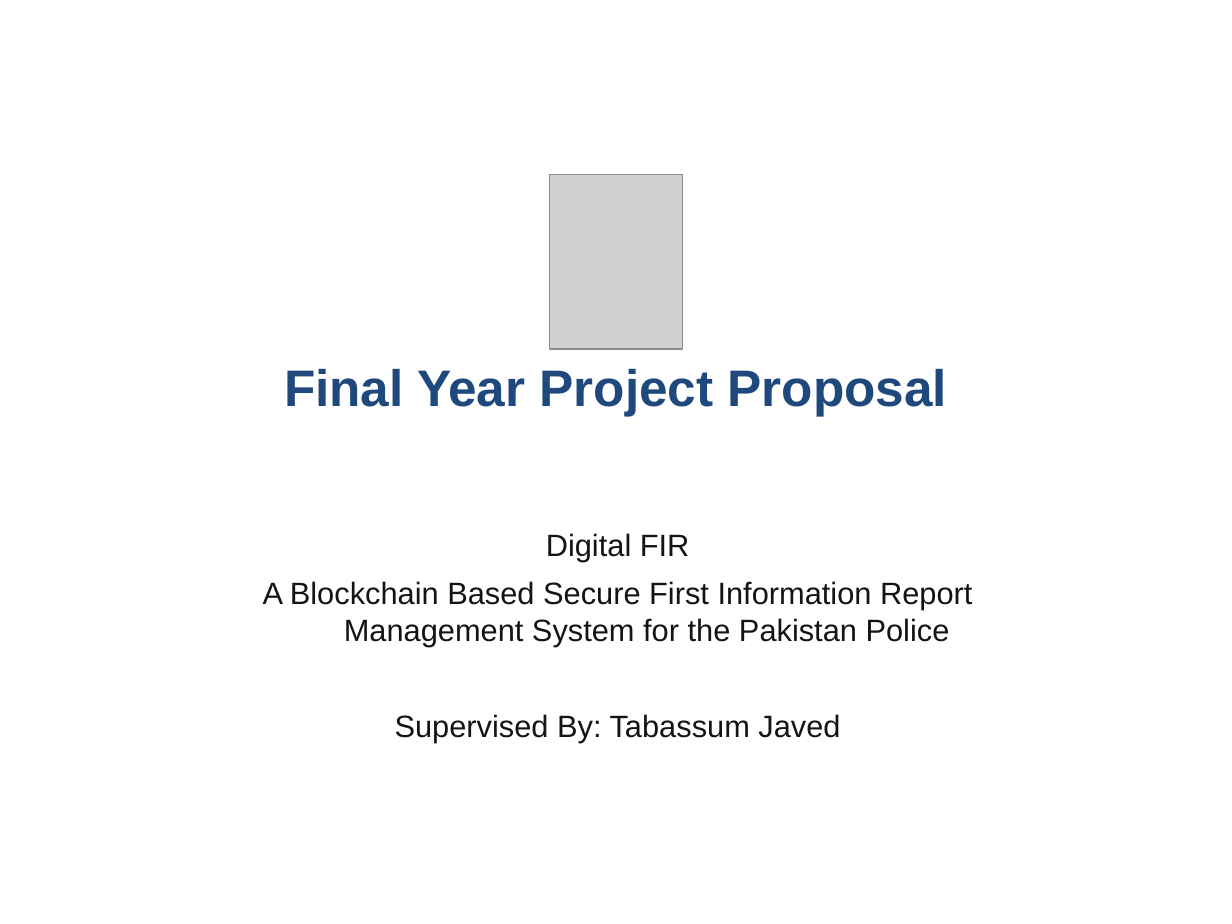
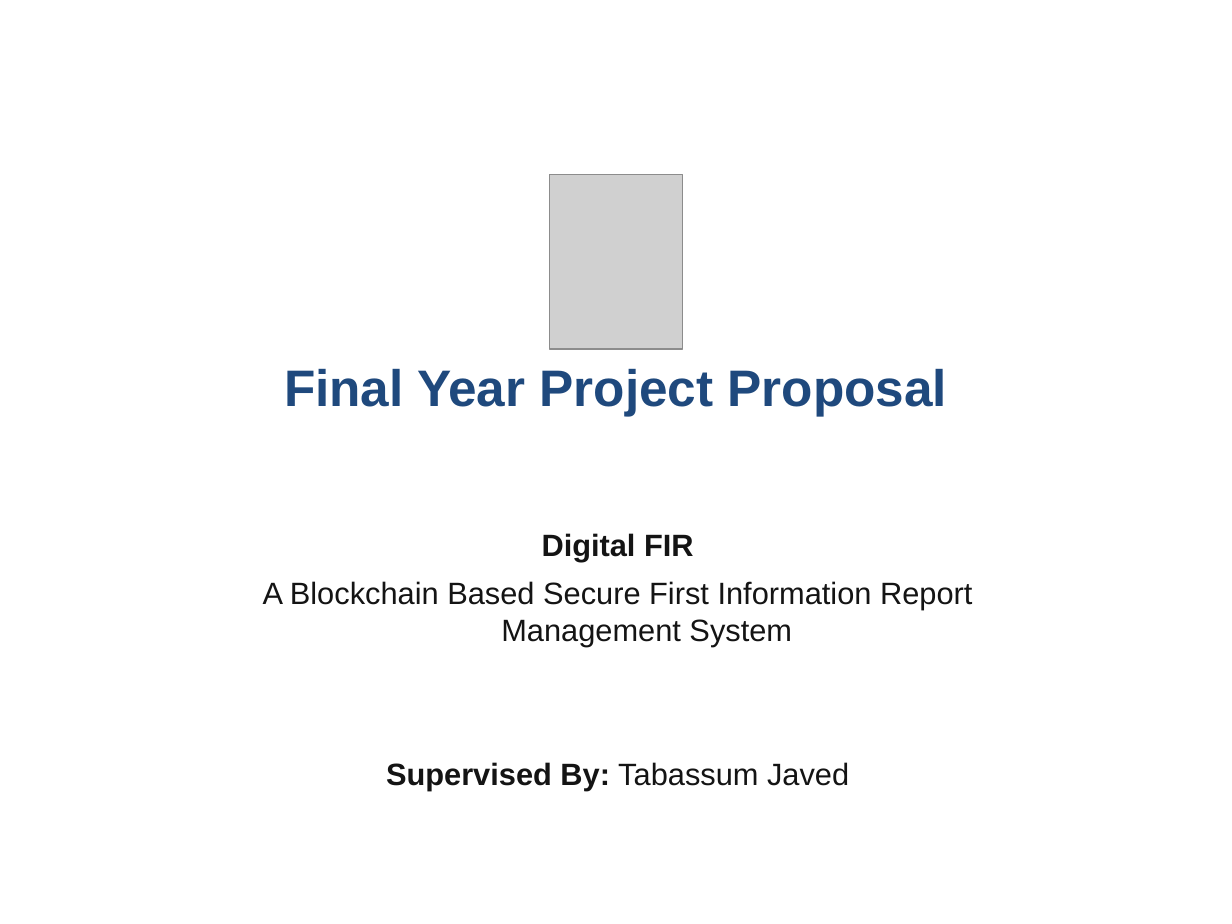
Before and after one commit to Sharaiz333/FYPBSCS_Digital-FIR-blockchain_2026, a slide deck: slide 1 of Final_Digital_FIR_Final_FYP_Presentation.pptx. Drawn at 1232x924 pixels with LibreOffice and Linux fonts; fonts in the diff are those of the drawing; grey boxes stand for pictures; background and template pictures are left out. Boxes give left, top, right and bottom in pixels: in the first picture for what was removed or moved away, otherwise in the second. Text is boxed around its words. In the diff, an @@ line names an element or a change of style, - is before the commit and + after.

```diff
--- a/Final_Digital_FIR_Final_FYP_Presentation.pptx
+++ b/Final_Digital_FIR_Final_FYP_Presentation.pptx
@@ subtitle at (x1=386, y1=533, x2=849, y2=791): bold on in "Digital FIR", "Supervised By:" @@
@@ subtitle at (x1=263, y1=581, x2=972, y2=647): text changed @@
-A Blockchain Based Secure First Information Report Management System for the Pakistan Police
+A Blockchain Based Secure First Information Report Management System
```
Also in this commit, not shown: 13 other slides changed, 1 slide added, 3 other files.
